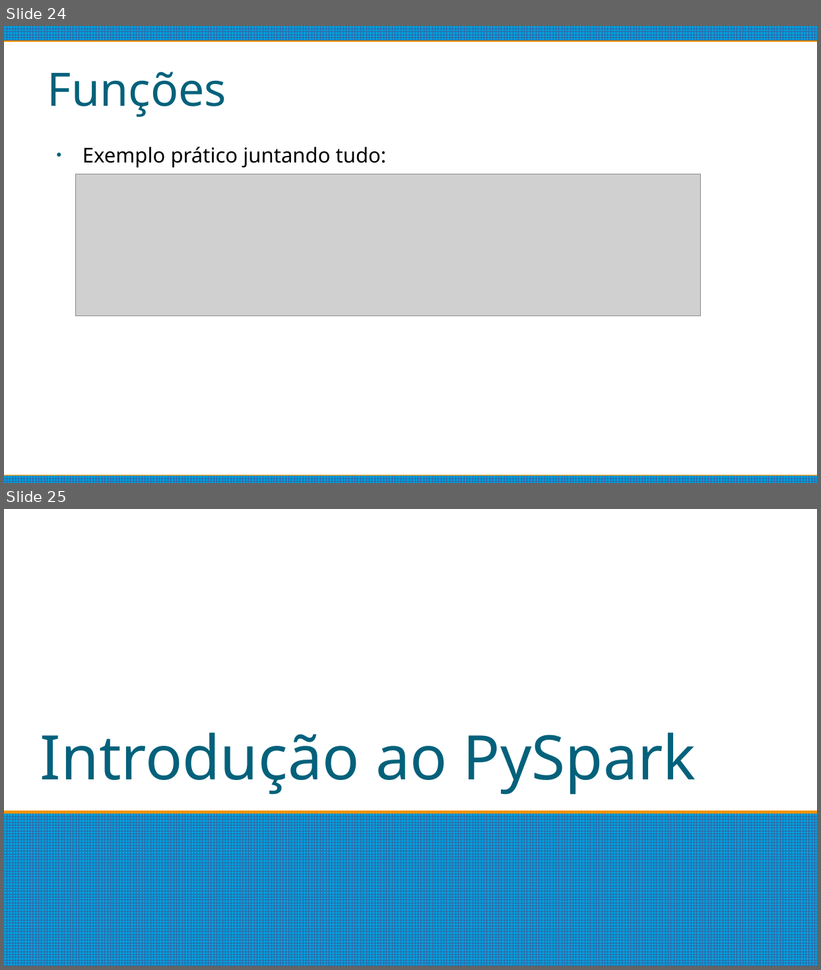
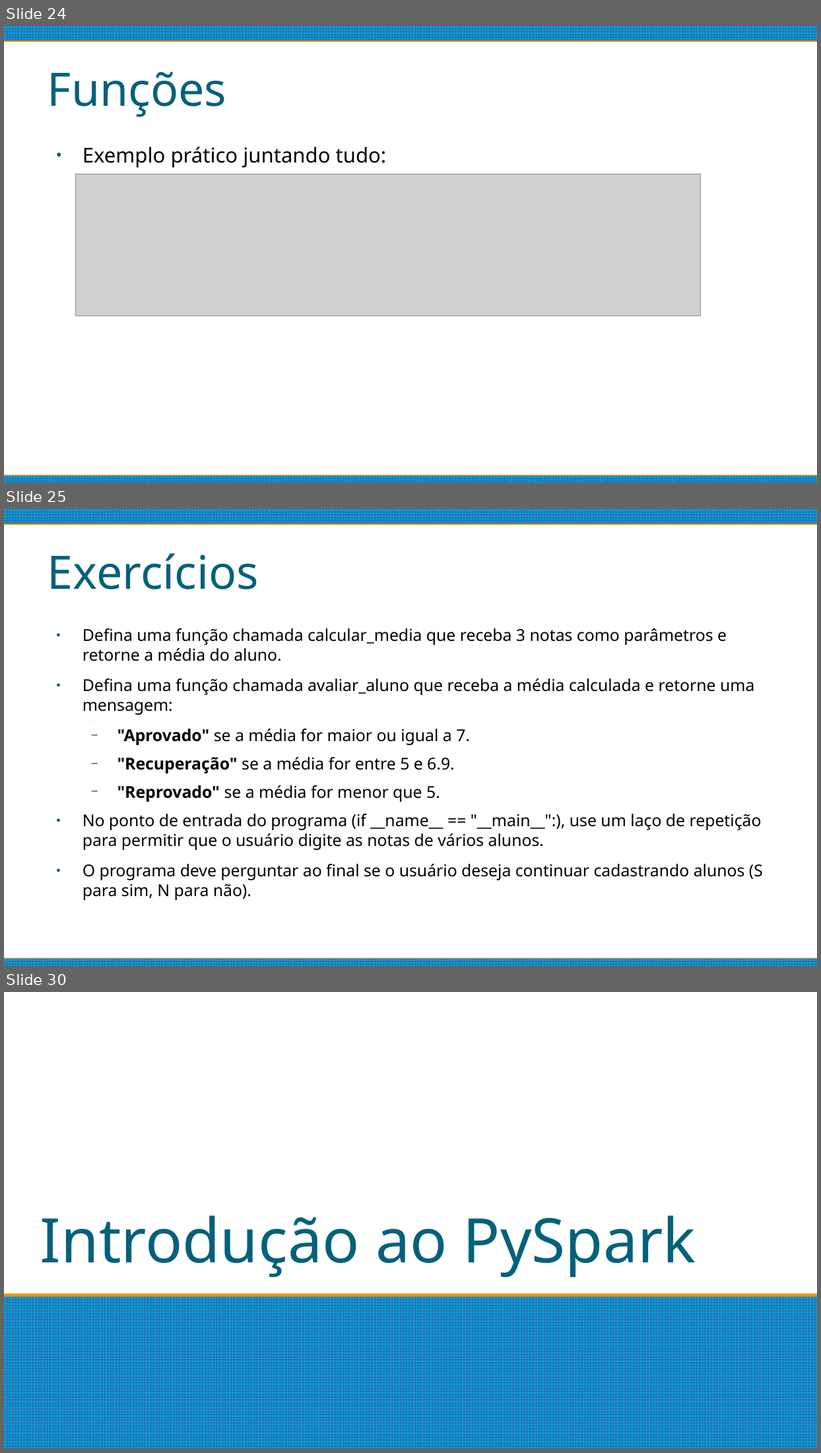
Before and after one commit to matheushpalves/estacioBigData, a slide deck: Introdução.odp. Shown one above the other, each under a label of ours: slides 24 and 25 before the commit, slides 24, 25 and 30 after it; the slides between them are not shown. The pictures are 821x970 and 821x1453 pixels, drawn with LibreOffice and Linux fonts; fonts in the diff are those of the drawing; grey boxes stand for pictures. Boxes give left, top, right and bottom in pixels: in the first picture for what was removed or moved away, otherwise in the second. Text is boxed around its words. In the diff, an @@ line names an element or a change of style, - is before the commit and + after.

```diff
--- a/Introdução.odp
+++ b/Introdução.odp
@@ slide 25 added at [4,509,817,966], background #FFFFFF; not listed: 2 template elements that a slide beside it also shows @@
@@ title added at [48,553,259,590], 45 pt, text #04617B @@
+Exercícios
@@ text added at [83,628,763,900], 16 pt, text #000000 @@
+● Defina uma função chamada calcular_media que receba 3 notas como parâmetros e retorne a média do aluno.
+● Defina uma função chamada avaliar_aluno que receba a média calculada e retorne uma mensagem:
+  − "Aprovado" se a média for maior ou igual a 7.
+  − "Recuperação" se a média for entre 5 e 6.9.
+  − "Reprovado" se a média for menor que 5.
+● No ponto de entrada do programa (if __name__ == "__main__":), use um laço de repetição para permitir que o usuário digite as notas de vários alunos.
+● O programa deve perguntar ao final se o usuário deseja continuar cadastrando alunos (S para sim, N para não).
@@ what was slide 25 is now slide 30 @@
```
Also in this commit, not shown: 4 other slides added.
